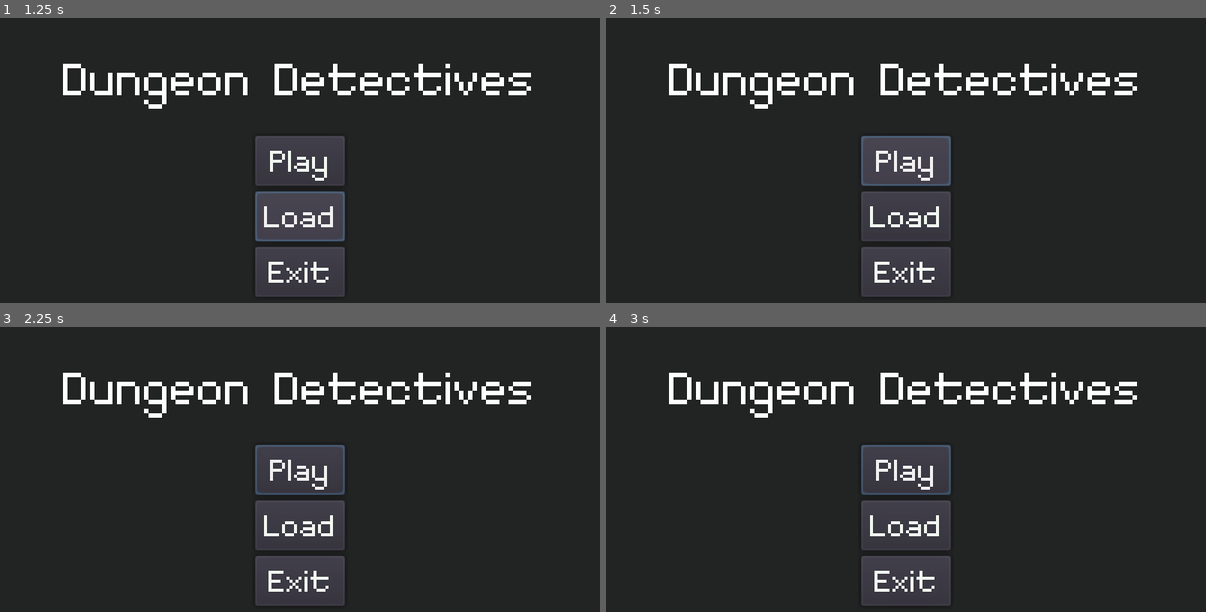
Above: before the commit, frames 1-4 (two rows, left to right).
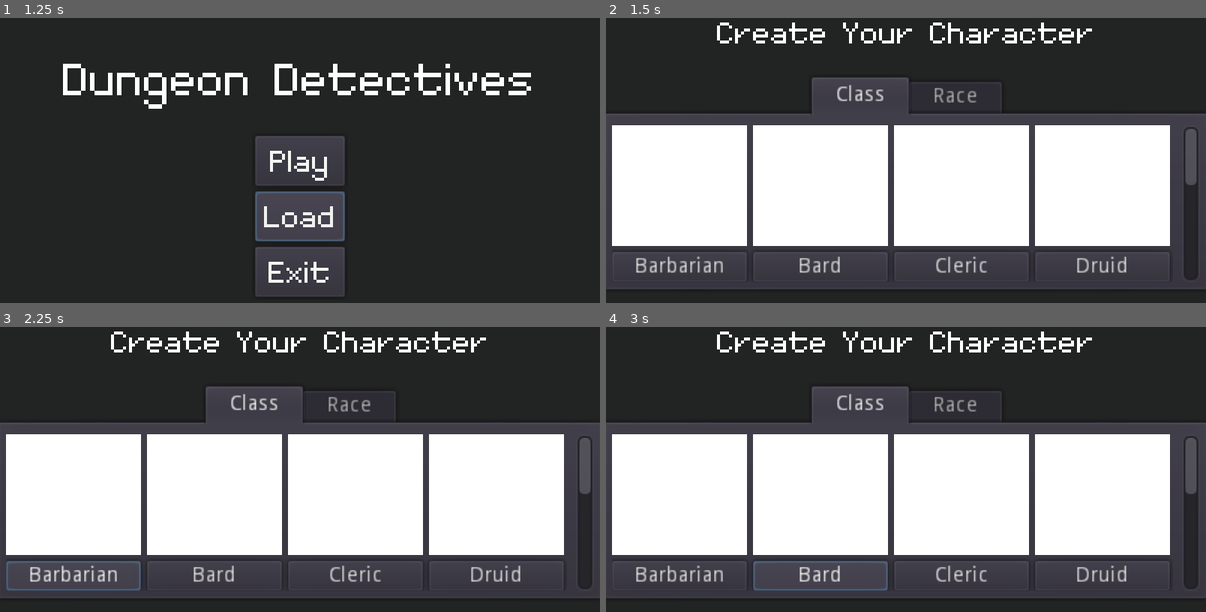
Above: after the commit, the same moments.

Repository: dyerjos/Secret-Santa-2021
Game: Godot game, scene res://menu/MainMenu.tscn
Same seed, same stepped clock (60 frames per second), same inputs: the game is played once before the commit and once after it. Before the commit the project starts from res://MainMenu.tscn.
Inputs (mouse positions are in pixels of both pictures, inside the frame that each line leads up to):
- Up to frame 1 (1.25 s): click "Load" at 0.5 s
- Up to frame 2 (1.5 s): click "Play" at 1.25 s
- Up to frame 3 (2.25 s): click (72, 574) at 2 s, where only the run after the commit has a clickable "Barbarian"
- Up to frame 4 (3 s): click (822, 574) at 2.75 s, where only the run after the commit has a clickable "Bard"

Frame 1 is identical in both runs. In frame 2, 63% of the frame differs, in the area x 0-100%, y 1-98%; in frame 3, 63%; in frame 4, 63%.

Commit message:
more character creation stuff

Diff:
--- /dev/null
+++ b/character_creator/CharacterCreation.gd
@@ -0,0 +1,42 @@
+extends ColorRect
+
+
+
+func _on_BarbarianBtn_pressed():
+	CharacterSheet.player_class = "barbarian"
+
+
+func _on_BardBtn_pressed():
+	CharacterSheet.player_class = "bard"
+
+
+func _on_ClericBtn_pressed():
+	CharacterSheet.player_class = "cleric"
+
+
+func _on_DruidBtn_pressed():
+	CharacterSheet.player_class = "druid"
+
+
+func _on_FighterBtn_pressed():
+	CharacterSheet.player_class = "fighter"
+
+
+func _on_ImmolatorBtn_pressed():
+	CharacterSheet.player_class = "immolator"
+
+
+func _on_PaladinBtn_pressed():
+	CharacterSheet.player_class = "paladin"
+
+
+func _on_RangerBtn_pressed():
+	CharacterSheet.player_class = "ranger"
+
+
+func _on_ThiefBtn_pressed():
+	CharacterSheet.player_class = "thief"
+
+
+func _on_WizardBtn_pressed():
+	CharacterSheet.player_class = "wizard"
--- /dev/null
+++ b/character_creator/CharacterCreation.tscn
@@ -0,0 +1,340 @@
+[gd_scene load_steps=4 format=2]
+
+[ext_resource path="res://fonts/MinimalFont5x7.ttf" type="DynamicFontData" id=1]
+[ext_resource path="res://character_creator/CharacterCreation.gd" type="Script" id=2]
+
+[sub_resource type="DynamicFont" id=1]
+size = 32
+outline_color = Color( 0.941176, 0.964706, 0.941176, 1 )
+font_data = ExtResource( 1 )
+
+[node name="CharacterCreation" type="ColorRect"]
+margin_right = 400.0
+margin_bottom = 240.0
+color = Color( 0.133333, 0.137255, 0.137255, 1 )
+script = ExtResource( 2 )
+__meta__ = {
+"_edit_use_anchors_": false
+}
+
+[node name="CenterContainer" type="CenterContainer" parent="."]
+margin_right = 400.0
+margin_bottom = 60.0
+rect_scale = Vector2( 1, 0.998372 )
+__meta__ = {
+"_edit_use_anchors_": false
+}
+
+[node name="Label" type="Label" parent="CenterContainer"]
+margin_left = 74.0
+margin_top = 16.0
+margin_right = 326.0
+margin_bottom = 44.0
+custom_fonts/font = SubResource( 1 )
+text = "Create Your Character"
+
+[node name="TabContainer" type="TabContainer" parent="."]
+margin_top = 60.0
+margin_right = 400.0
+margin_bottom = 200.0
+rect_scale = Vector2( 1, 1.00336 )
+__meta__ = {
+"_edit_use_anchors_": false
+}
+
+[node name="Class" type="ScrollContainer" parent="TabContainer"]
+anchor_right = 1.0
+anchor_bottom = 1.0
+margin_left = 4.0
+margin_top = 32.0
+margin_right = -4.0
+margin_bottom = -4.0
+scroll_horizontal_enabled = false
+__meta__ = {
+"_edit_use_anchors_": false
+}
+
+[node name="VBoxContainer" type="VBoxContainer" parent="TabContainer/Class"]
+margin_right = 380.0
+margin_bottom = 320.0
+rect_min_size = Vector2( 380, 0 )
+
+[node name="Row1" type="HBoxContainer" parent="TabContainer/Class/VBoxContainer"]
+margin_right = 380.0
+margin_bottom = 104.0
+__meta__ = {
+"_edit_use_anchors_": false
+}
+
+[node name="Barbarian" type="VBoxContainer" parent="TabContainer/Class/VBoxContainer/Row1"]
+margin_right = 90.0
+margin_bottom = 104.0
+rect_min_size = Vector2( 90, 0 )
+__meta__ = {
+"_edit_use_anchors_": false
+}
+
+[node name="ColorRect" type="ColorRect" parent="TabContainer/Class/VBoxContainer/Row1/Barbarian"]
+margin_right = 90.0
+margin_bottom = 80.0
+rect_min_size = Vector2( 0, 80 )
+
+[node name="BarbarianBtn" type="Button" parent="TabContainer/Class/VBoxContainer/Row1/Barbarian"]
+margin_top = 84.0
+margin_right = 90.0
+margin_bottom = 104.0
+text = "Barbarian"
+
+[node name="Bard" type="VBoxContainer" parent="TabContainer/Class/VBoxContainer/Row1"]
+margin_left = 94.0
+margin_right = 184.0
+margin_bottom = 104.0
+rect_min_size = Vector2( 90, 0 )
+__meta__ = {
+"_edit_use_anchors_": false
+}
+
+[node name="ColorRect" type="ColorRect" parent="TabContainer/Class/VBoxContainer/Row1/Bard"]
+margin_right = 90.0
+margin_bottom = 80.0
+rect_min_size = Vector2( 0, 80 )
+
+[node name="BardBtn" type="Button" parent="TabContainer/Class/VBoxContainer/Row1/Bard"]
+margin_top = 84.0
+margin_right = 90.0
+margin_bottom = 104.0
+text = "Bard"
+
+[node name="Cleric" type="VBoxContainer" parent="TabContainer/Class/VBoxContainer/Row1"]
+margin_left = 188.0
+margin_right = 278.0
+margin_bottom = 104.0
+rect_min_size = Vector2( 90, 0 )
+__meta__ = {
+"_edit_use_anchors_": false
+}
+
+[node name="ColorRect" type="ColorRect" parent="TabContainer/Class/VBoxContainer/Row1/Cleric"]
+margin_right = 90.0
+margin_bottom = 80.0
+rect_min_size = Vector2( 0, 80 )
+
+[node name="ClericBtn" type="Button" parent="TabContainer/Class/VBoxContainer/Row1/Cleric"]
+margin_top = 84.0
+margin_right = 90.0
+margin_bottom = 104.0
+text = "Cleric"
+
+[node name="Druid" type="VBoxContainer" parent="TabContainer/Class/VBoxContainer/Row1"]
+margin_left = 282.0
+margin_right = 372.0
+margin_bottom = 104.0
+rect_min_size = Vector2( 90, 0 )
+__meta__ = {
+"_edit_use_anchors_": false
+}
+
+[node name="ColorRect" type="ColorRect" parent="TabContainer/Class/VBoxContainer/Row1/Druid"]
+margin_right = 90.0
+margin_bottom = 80.0
+rect_min_size = Vector2( 0, 80 )
+
+[node name="DruidBtn" type="Button" parent="TabContainer/Class/VBoxContainer/Row1/Druid"]
+margin_top = 84.0
+margin_right = 90.0
+margin_bottom = 104.0
+text = "Druid"
+
+[node name="Row2" type="HBoxContainer" parent="TabContainer/Class/VBoxContainer"]
+margin_top = 108.0
+margin_right = 380.0
+margin_bottom = 212.0
+__meta__ = {
+"_edit_use_anchors_": false
+}
+
+[node name="Fighter" type="VBoxContainer" parent="TabContainer/Class/VBoxContainer/Row2"]
+margin_right = 90.0
+margin_bottom = 104.0
+rect_min_size = Vector2( 90, 0 )
+__meta__ = {
+"_edit_use_anchors_": false
+}
+
+[node name="ColorRect" type="ColorRect" parent="TabContainer/Class/VBoxContainer/Row2/Fighter"]
+margin_right = 90.0
+margin_bottom = 80.0
+rect_min_size = Vector2( 0, 80 )
+
+[node name="FighterBtn" type="Button" parent="TabContainer/Class/VBoxContainer/Row2/Fighter"]
+margin_top = 84.0
+margin_right = 90.0
+margin_bottom = 104.0
+text = "Fighter"
+
+[node name="Immolator" type="VBoxContainer" parent="TabContainer/Class/VBoxContainer/Row2"]
+margin_left = 94.0
+margin_right = 184.0
+margin_bottom = 104.0
+rect_min_size = Vector2( 90, 0 )
+__meta__ = {
+"_edit_use_anchors_": false
+}
+
+[node name="ColorRect" type="ColorRect" parent="TabContainer/Class/VBoxContainer/Row2/Immolator"]
+margin_right = 90.0
+margin_bottom = 80.0
+rect_min_size = Vector2( 0, 80 )
+
+[node name="ImmolatorBtn" type="Button" parent="TabContainer/Class/VBoxContainer/Row2/Immolator"]
+margin_top = 84.0
+margin_right = 90.0
+margin_bottom = 104.0
+text = "Immolator"
+
+[node name="Paladin" type="VBoxContainer" parent="TabContainer/Class/VBoxContainer/Row2"]
+margin_left = 188.0
+margin_right = 278.0
+margin_bottom = 104.0
+rect_min_size = Vector2( 90, 0 )
+__meta__ = {
+"_edit_use_anchors_": false
+}
+
+[node name="ColorRect" type="ColorRect" parent="TabContainer/Class/VBoxContainer/Row2/Paladin"]
+margin_right = 90.0
+margin_bottom = 80.0
+rect_min_size = Vector2( 0, 80 )
+
+[node name="PaladinBtn" type="Button" parent="TabContainer/Class/VBoxContainer/Row2/Paladin"]
+margin_top = 84.0
+margin_right = 90.0
+margin_bottom = 104.0
+text = "Paladin"
+
+[node name="Ranger" type="VBoxContainer" parent="TabContainer/Class/VBoxContainer/Row2"]
+margin_left = 282.0
+margin_right = 372.0
+margin_bottom = 104.0
+rect_min_size = Vector2( 90, 0 )
+__meta__ = {
+"_edit_use_anchors_": false
+}
+
+[node name="ColorRect" type="ColorRect" parent="TabContainer/Class/VBoxContainer/Row2/Ranger"]
+margin_right = 90.0
+margin_bottom = 80.0
+rect_min_size = Vector2( 0, 80 )
+
+[node name="RangerBtn" type="Button" parent="TabContainer/Class/VBoxContainer/Row2/Ranger"]
+margin_top = 84.0
+margin_right = 90.0
+margin_bottom = 104.0
+text = "Ranger"
+
+[node name="Row3" type="HBoxContainer" parent="TabContainer/Class/VBoxContainer"]
+margin_top = 216.0
+margin_right = 380.0
+margin_bottom = 320.0
+__meta__ = {
+"_edit_use_anchors_": false
+}
+
+[node name="Thief" type="VBoxContainer" parent="TabContainer/Class/VBoxContainer/Row3"]
+margin_right = 90.0
+margin_bottom = 104.0
+rect_min_size = Vector2( 90, 0 )
+__meta__ = {
+"_edit_use_anchors_": false
+}
+
+[node name="ColorRect" type="ColorRect" parent="TabContainer/Class/VBoxContainer/Row3/Thief"]
+margin_right = 90.0
+margin_bottom = 80.0
+rect_min_size = Vector2( 0, 80 )
+
+[node name="ThiefBtn" type="Button" parent="TabContainer/Class/VBoxContainer/Row3/Thief"]
+margin_top = 84.0
+margin_right = 90.0
+margin_bottom = 104.0
+text = "Thief"
+
+[node name="Wizard" type="VBoxContainer" parent="TabContainer/Class/VBoxContainer/Row3"]
+margin_left = 94.0
+margin_right = 184.0
+margin_bottom = 104.0
+rect_min_size = Vector2( 90, 0 )
+__meta__ = {
+"_edit_use_anchors_": false
+}
+
+[node name="ColorRect" type="ColorRect" parent="TabContainer/Class/VBoxContainer/Row3/Wizard"]
+margin_right = 90.0
+margin_bottom = 80.0
+rect_min_size = Vector2( 0, 80 )
+
+[node name="WizardBtn" type="Button" parent="TabContainer/Class/VBoxContainer/Row3/Wizard"]
+margin_top = 84.0
+margin_right = 90.0
+margin_bottom = 104.0
+text = "Wizard"
+
+[node name="Unknown1" type="VBoxContainer" parent="TabContainer/Class/VBoxContainer/Row3"]
+margin_left = 188.0
+margin_right = 278.0
+margin_bottom = 104.0
+rect_min_size = Vector2( 90, 0 )
+__meta__ = {
+"_edit_use_anchors_": false
+}
+
+[node name="ColorRect" type="ColorRect" parent="TabContainer/Class/VBoxContainer/Row3/Unknown1"]
+margin_right = 90.0
+margin_bottom = 80.0
+rect_min_size = Vector2( 0, 80 )
+
+[node name="Unknown1Btn" type="Button" parent="TabContainer/Class/VBoxContainer/Row3/Unknown1"]
+margin_top = 84.0
+margin_right = 90.0
+margin_bottom = 104.0
+text = "????"
+
+[node name="Unknown2" type="VBoxContainer" parent="TabContainer/Class/VBoxContainer/Row3"]
+margin_left = 282.0
+margin_right = 372.0
+margin_bottom = 104.0
+rect_min_size = Vector2( 90, 0 )
+__meta__ = {
+"_edit_use_anchors_": false
+}
+
+[node name="ColorRect" type="ColorRect" parent="TabContainer/Class/VBoxContainer/Row3/Unknown2"]
+margin_right = 90.0
+margin_bottom = 80.0
+rect_min_size = Vector2( 0, 80 )
+
+[node name="Unknown2Btn" type="Button" parent="TabContainer/Class/VBoxContainer/Row3/Unknown2"]
+margin_top = 84.0
+margin_right = 90.0
+margin_bottom = 104.0
+text = "????"
+
+[node name="Race" type="HBoxContainer" parent="TabContainer"]
+visible = false
+anchor_right = 1.0
+anchor_bottom = 1.0
+margin_left = 4.0
+margin_top = 32.0
+margin_right = -4.0
+margin_bottom = -4.0
+
+[connection signal="pressed" from="TabContainer/Class/VBoxContainer/Row1/Barbarian/BarbarianBtn" to="." method="_on_BarbarianBtn_pressed"]
+[connection signal="pressed" from="TabContainer/Class/VBoxContainer/Row1/Bard/BardBtn" to="." method="_on_BardBtn_pressed"]
+[connection signal="pressed" from="TabContainer/Class/VBoxContainer/Row1/Cleric/ClericBtn" to="." method="_on_ClericBtn_pressed"]
+[connection signal="pressed" from="TabContainer/Class/VBoxContainer/Row1/Druid/DruidBtn" to="." method="_on_DruidBtn_pressed"]
+[connection signal="pressed" from="TabContainer/Class/VBoxContainer/Row2/Fighter/FighterBtn" to="." method="_on_FighterBtn_pressed"]
+[connection signal="pressed" from="TabContainer/Class/VBoxContainer/Row2/Immolator/ImmolatorBtn" to="." method="_on_ImmolatorBtn_pressed"]
+[connection signal="pressed" from="TabContainer/Class/VBoxContainer/Row2/Paladin/PaladinBtn" to="." method="_on_PaladinBtn_pressed"]
+[connection signal="pressed" from="TabContainer/Class/VBoxContainer/Row2/Ranger/RangerBtn" to="." method="_on_RangerBtn_pressed"]
+[connection signal="pressed" from="TabContainer/Class/VBoxContainer/Row3/Thief/ThiefBtn" to="." method="_on_ThiefBtn_pressed"]
+[connection signal="pressed" from="TabContainer/Class/VBoxContainer/Row3/Wizard/WizardBtn" to="." method="_on_WizardBtn_pressed"]
--- /dev/null
+++ b/global/CharacterSheet.gd
@@ -0,0 +1,3 @@
+extends Node
+
+export var player_class = ""
--- /dev/null
+++ b/global/Scene.gd
@@ -0,0 +1,15 @@
+extends Node
+
+
+var scenes := {
+	"MainMenu": "res://menu/MainMenu.tscn",
+	"CharacterCreation": "res://character_creator/CharacterCreation.tscn",
+}
+
+
+func change(scene_name: String):
+	if not scenes.has(scene_name):
+		print("cannot change to scene %s" % scene_name)
+		return
+
+	get_tree().change_scene(scenes[scene_name])
--- /dev/null
+++ b/menu/MainMenu.gd
@@ -0,0 +1,14 @@
+extends ColorRect
+
+
+func _on_Play_pressed():
+	Scene.change("CharacterCreation")
+
+
+func _on_Exit_pressed():
+	get_tree().quit()
+
+
+func _on_Load_pressed():
+	#TODO: Player can load previous game state
+	print("Loading previous game save!")
--- a/MainMenu.tscn
+++ b/menu/MainMenu.tscn
@@ -1,20 +1,25 @@
-[gd_scene load_steps=4 format=2]
+[gd_scene load_steps=5 format=2]
 
-[ext_resource path="res://fonts/MinimalFont5x7.ttf" type="DynamicFontData" id=1]
+[ext_resource path="res://menu/MainMenu.gd" type="Script" id=1]
+[ext_resource path="res://fonts/MinimalFont5x7.ttf" type="DynamicFontData" id=2]
 
 [sub_resource type="DynamicFont" id=1]
 size = 48
 outline_color = Color( 0.941176, 0.964706, 0.941176, 1 )
-font_data = ExtResource( 1 )
+font_data = ExtResource( 2 )
 
 [sub_resource type="DynamicFont" id=2]
 size = 32
-font_data = ExtResource( 1 )
+font_data = ExtResource( 2 )
 
 [node name="MainMenu" type="ColorRect"]
 anchor_right = 1.0
 anchor_bottom = 1.0
 color = Color( 0.133333, 0.137255, 0.137255, 1 )
+script = ExtResource( 1 )
+__meta__ = {
+"_edit_use_anchors_": false
+}
 
 [node name="MarginContainer" type="MarginContainer" parent="."]
 margin_left = 40.0
@@ -84,3 +89,7 @@
 custom_colors/font_color = Color( 0.941176, 0.964706, 0.941176, 1 )
 custom_fonts/font = SubResource( 2 )
 text = "Exit"
+
+[connection signal="pressed" from="MarginContainer/VBoxContainer/CenterContainer/VBoxContainer/Play" to="." method="_on_Play_pressed"]
+[connection signal="pressed" from="MarginContainer/VBoxContainer/CenterContainer/VBoxContainer/Load" to="." method="_on_Load_pressed"]
+[connection signal="pressed" from="MarginContainer/VBoxContainer/CenterContainer/VBoxContainer/Exit" to="." method="_on_Exit_pressed"]
--- a/project.godot
+++ b/project.godot
@@ -21,8 +21,13 @@
 [application]
 
 config/name="Secret Santa 2021"
-run/main_scene="res://MainMenu.tscn"
+run/main_scene="res://menu/MainMenu.tscn"
 config/icon="res://icon.png"
+
+[autoload]
+
+Scene="*res://global/Scene.gd"
+CharacterSheet="*res://global/CharacterSheet.gd"
 
 [display]
 
